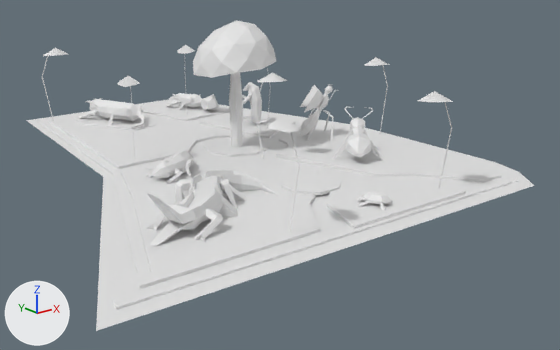
A saved change to the Blender file wip-modelos3d/parque rio branco/parque rio branco.blend.
Rendered twice from a 50 mm camera at (-15.62, -22.28, 7.58) aimed at (0.14, -2.58, -0.3). Lighting does not change. The marker at lower left points along +X, +Y and +Z.

The older version as bpy lines, for what is in view:
```python
me_sphere = bpy.data.meshes.new('Sphere')
me_sphere.from_pydata(...)  # 1437 vertices, 1385 faces; spans x -9.8..6.2, y -9.2..9.2, z -0.2..4.7
ob_parqueriobranco_lod0 = bpy.data.objects.new('parqueRioBranco_LOD0', me_sphere)
ob_parqueriobranco_lod0.location = (0.0, 0.0, 0.0)
```
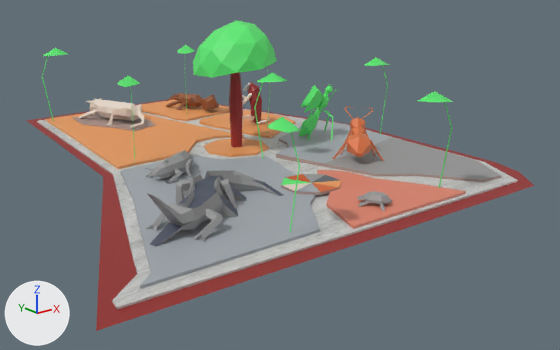
Location of each change, [x1, y1, x2, y2] in pixels of the pictures (560 x 350 px):
part 1 of me_sphere, built on
    both: [276, 120, 501, 192]
part 2 of me_sphere, surface changed
    both: [26, 20, 535, 331]
part 3 of me_sphere, recoloured (white to beige)
    both: [72, 114, 501, 195]

The change, as a list of edits to the scene's bpy script:
```text
Add img_atlas_principal_cópia_png:
    img_atlas_principal_cópia_png = load_image('atlas principal cópia.png', '../UFRR/atlas principal cópia.png', 2048, 2048, 'sRGB')
Add mat_material:
    mat_material = principled_material('Material')
    mat_material.texture = img_atlas_principal_cópia_png
Change me_sphere:
    used by ob_parqueriobranco_lod0; location = (0.0, 0.0, 0.0)
    remove me_sphere.from_pydata(...)  # 1437 vertices, 1385 faces; spans x -9.8..6.2, y -9.2..9.2, z -0.2..4.7
    add me_sphere.from_pydata(...)  # 1440 vertices, 1395 faces; spans x -9.8..6.2, y -9.2..9.2, z -0.2..4.7
    me_sphere part 1
    3 faces are deleted
    3 vertices are added at (1.1, -3.7, 0.2), (1.1, -3.7, 0.1), (-0.7, -5.2, 0.2)
    13 new faces join them
    me_sphere part 2: 1334 kept faces spanning x -9.8..6.2, y -9.2..9.2, z -0.2..4.7 get new texture (UV) coordinates
    me_sphere part 3: 1366 faces spanning x -9.8..6.2, y -9.2..9.2, z -0.2..4.7 switch from no material to mat_material (picture img_atlas_principal_cópia_png)
```
